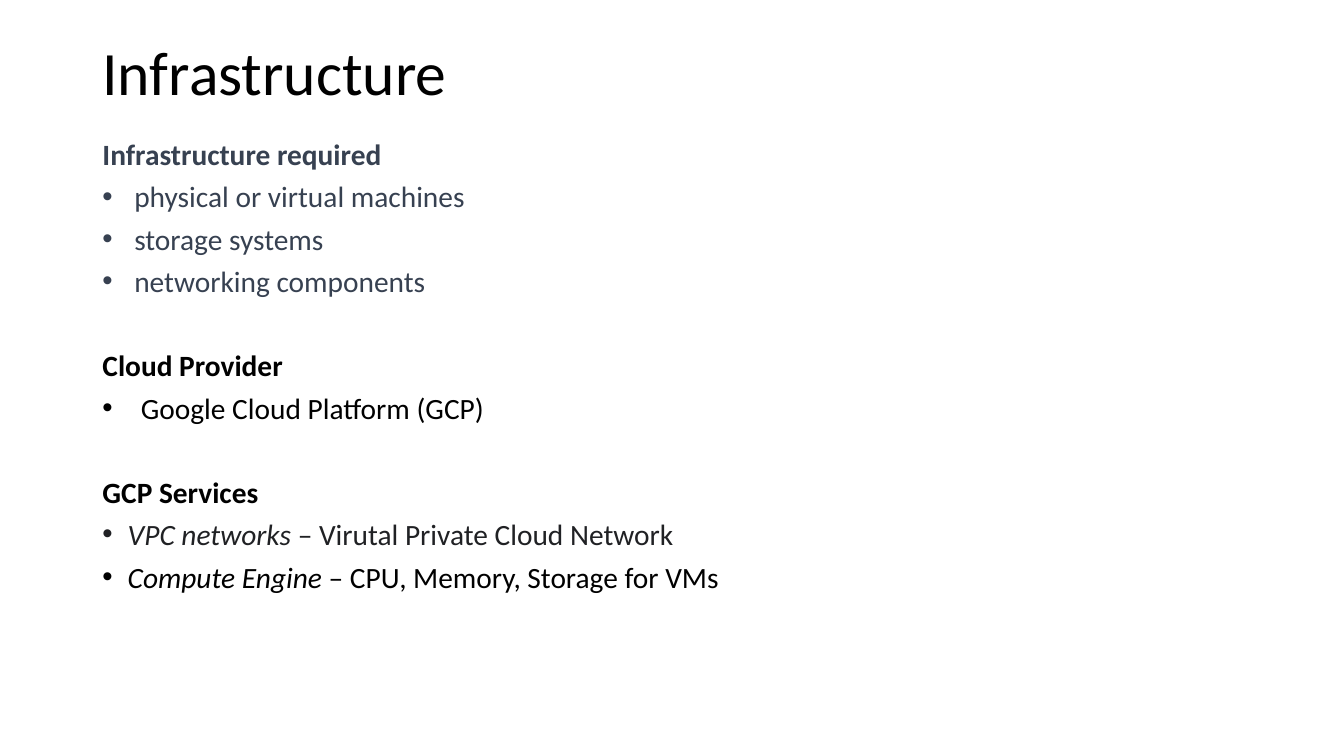
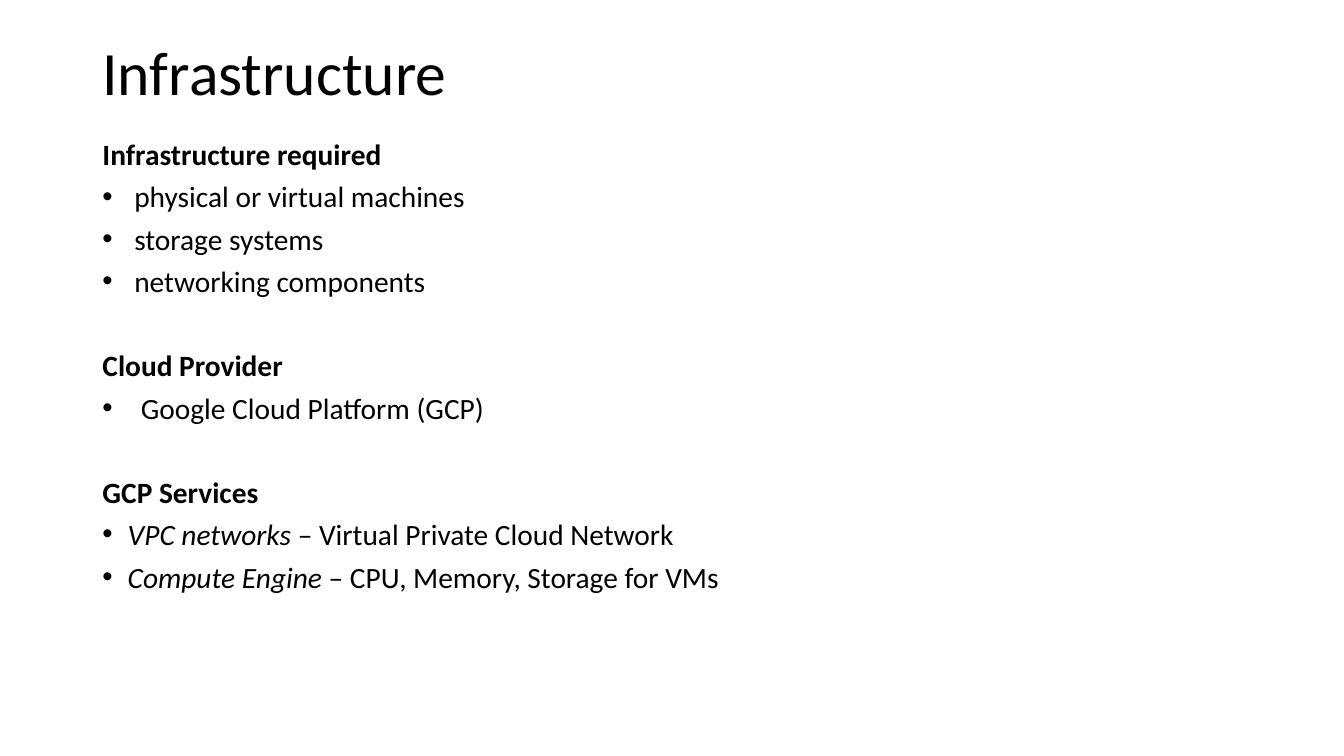
Before and after one commit to vyepuri/capstone-project-team5, a slide deck: slide 11 of Presentations/Presentation.pptx. Drawn at 1344x756 pixels with LibreOffice and Linux fonts; fonts in the diff are those of the drawing. Boxes give left, top, right and bottom in pixels: in the first picture for what was removed or moved away, otherwise in the second. Text is boxed around its words. In the diff, an @@ line names an element or a change of style, - is before the commit and + after.

```diff
--- a/Presentations/Presentation.pptx
+++ b/Presentations/Presentation.pptx
@@ text at [102, 144, 465, 297]: text colour #374151 to #000000 in "Infrastructure required", "physical or virtual machines", "storage systems", "networking components" @@
@@ text at [128, 524, 673, 546]: text changed; text colour #202124 to #000000 @@
-• VPC networks – Virutal Private Cloud Network
+• VPC networks – Virtual Private Cloud Network
```
Also in this commit, not shown: 3 slides added.
